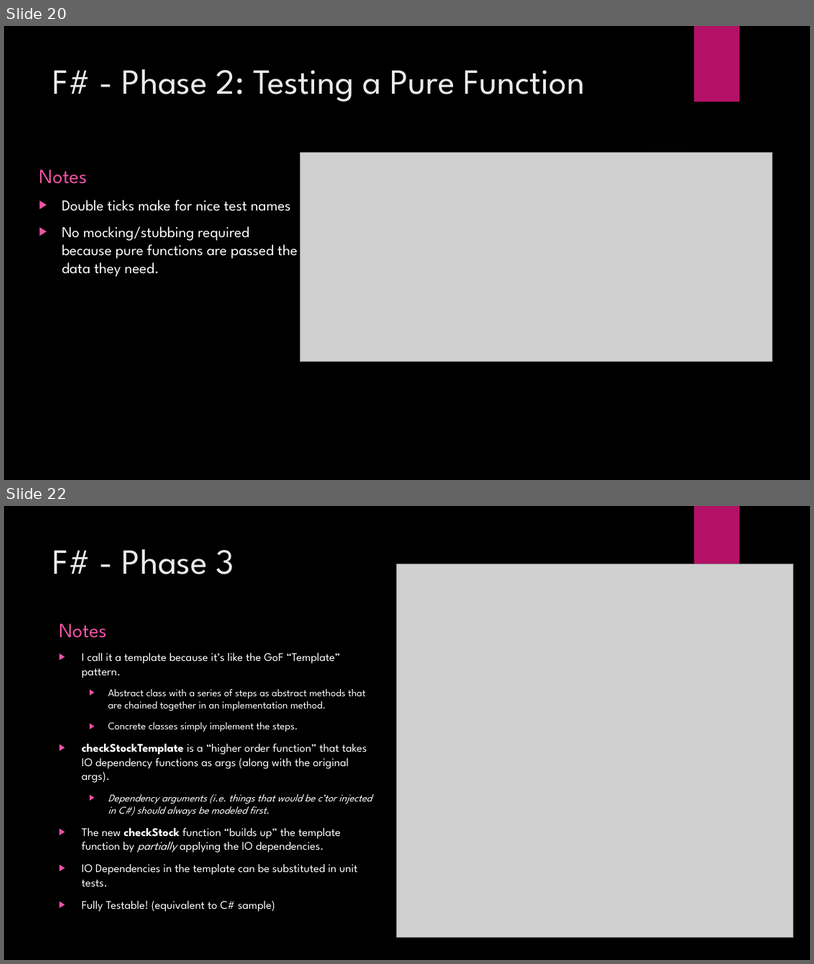
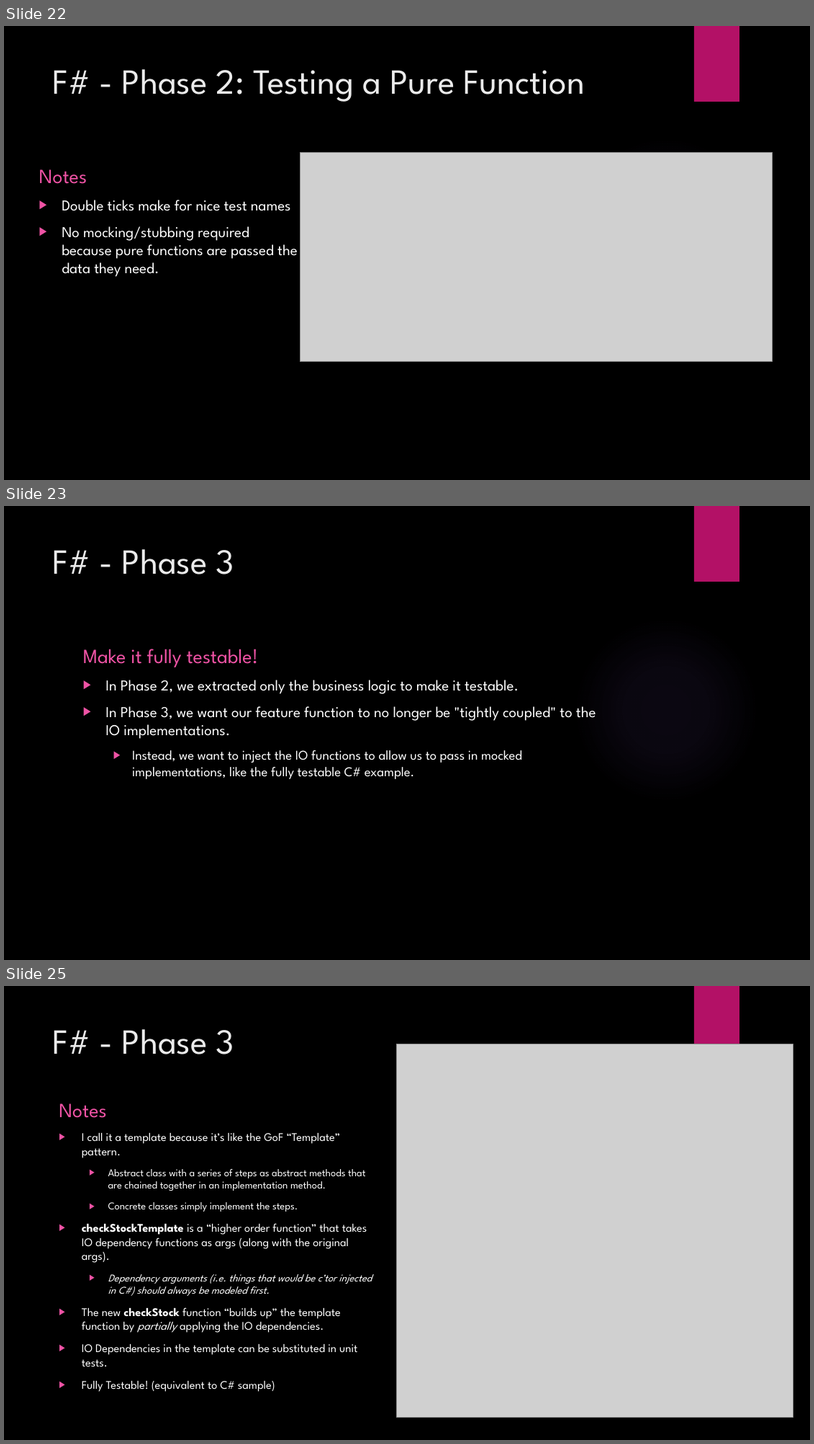
Before and after one commit to JordanMarr/TradeMinderFSharp, a slide deck: TradeMinder F# - C#.pptx. Shown one above the other, each under a label of ours: slides 20 and 22 before the commit, slides 22, 23 and 25 after it; the slides between them are not shown. The pictures are 814x964 and 814x1444 pixels, drawn with LibreOffice and Linux fonts; fonts in the diff are those of the drawing; grey boxes stand for pictures; background and template pictures are left out. Boxes give left, top, right and bottom in pixels: in the first picture for what was removed or moved away, otherwise in the second. Text is boxed around its words. In the diff, an @@ line names an element or a change of style, - is before the commit and + after.

```diff
--- a/TradeMinder F# - C#.pptx
+++ b/TradeMinder F# - C#.pptx
@@ slide 23 added at <box>4,506,810,960</box>, background picture (left out); not listed: 2 template elements that a slide beside it also shows @@
@@ title added at <box>53,549,234,574</box>, 42 pt, text #EBEBEB @@
+F# - Phase 3
@@ text added at <box>83,649,259,667</box>, 24 pt, text #EF53A5 @@
+Make it fully testable!
@@ text added at <box>106,680,597,779</box>, 18 pt, text #FFFFFF @@
+▶ In Phase 2, we extracted only the business logic to make it testable.
+▶ In Phase 3, we want our feature function to no longer be "tightly coupled" to the IO implementations.
+  ▶ Instead, we want to inject the IO functions to allow us to pass in mocked implementations, like the fully testable C# example.
@@ what was slide 20 is now slide 22 @@
@@ what was slide 22 is now slide 25 @@
```
Also in this commit, not shown: 7 slides changed, 2 other slides added.
